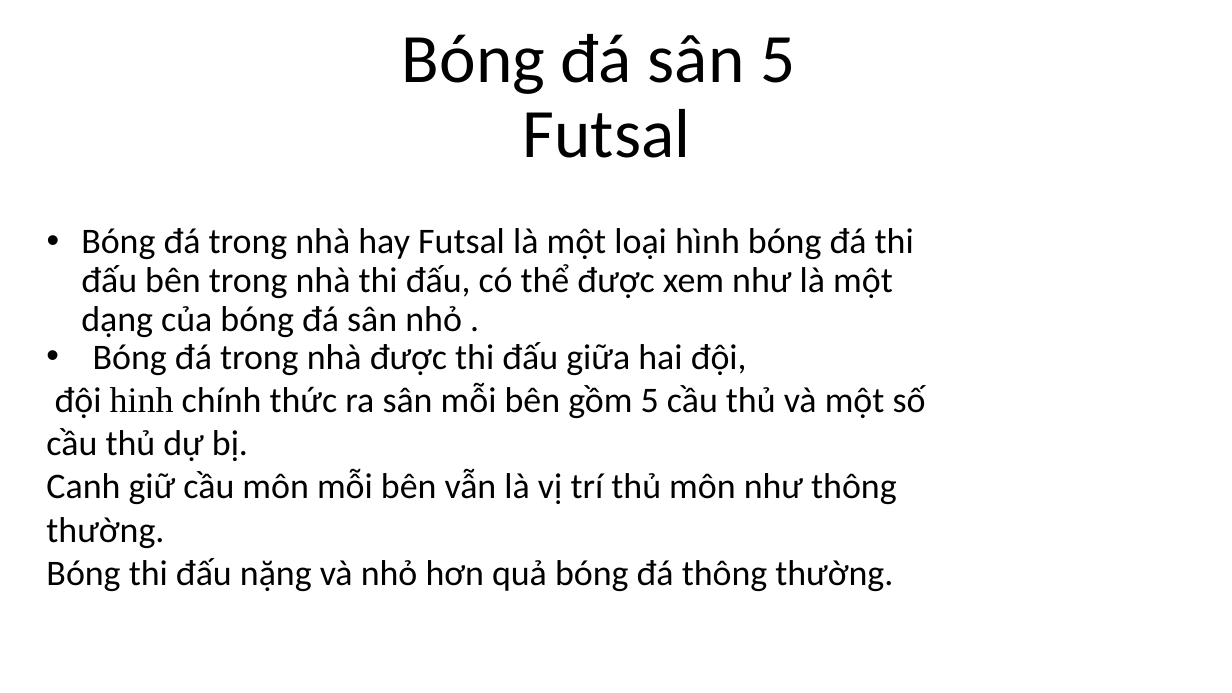
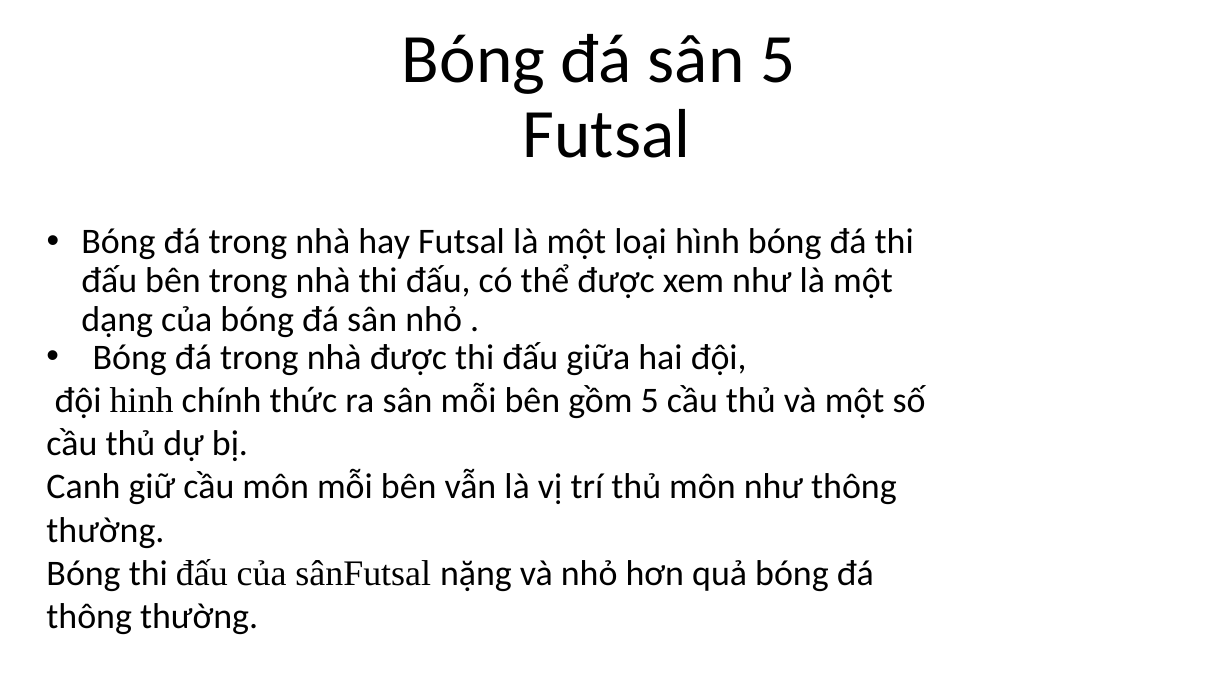
Before and after one commit to tranviethuy2199/my-new-program, a slide deck: slide 2 of ss5_html_table/Wellcom to my PowerPoint.pptx. Drawn at 1232x693 pixels with LibreOffice and Linux fonts; fonts in the diff are those of the drawing. Boxes give left, top, right and bottom in pixels: in the first picture for what was removed or moved away, otherwise in the second. Text is boxed around its words. In the diff, an @@ line names an element or a change of style, - is before the commit and + after.

```diff
--- a/ss5_html_table/Wellcom to my PowerPoint.pptx
+++ b/ss5_html_table/Wellcom to my PowerPoint.pptx
@@ text at bbox=[46, 559, 874, 634]: text changed @@
-Bóng thi đấu nặng và nhỏ hơn quả bóng đá thông thường.
+Bóng thi đấu của sânFutsal nặng và nhỏ hơn quả bóng đá thông thường.
```
Also in this commit, not shown: 2 other slides changed, 3 slides added, 54 other files.
